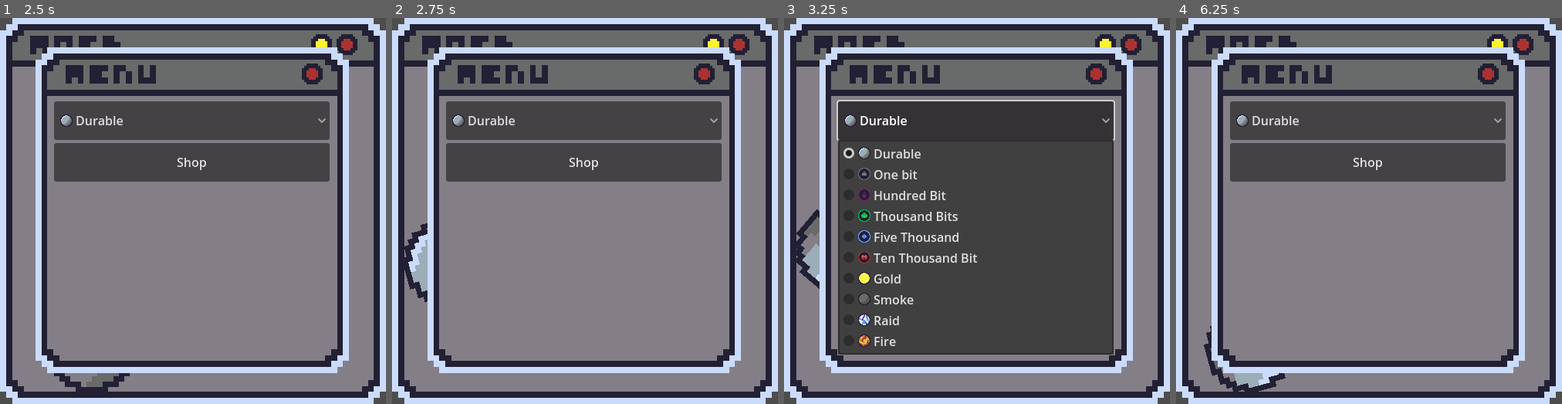
Above: before the commit, frames 1-4 (left to right).
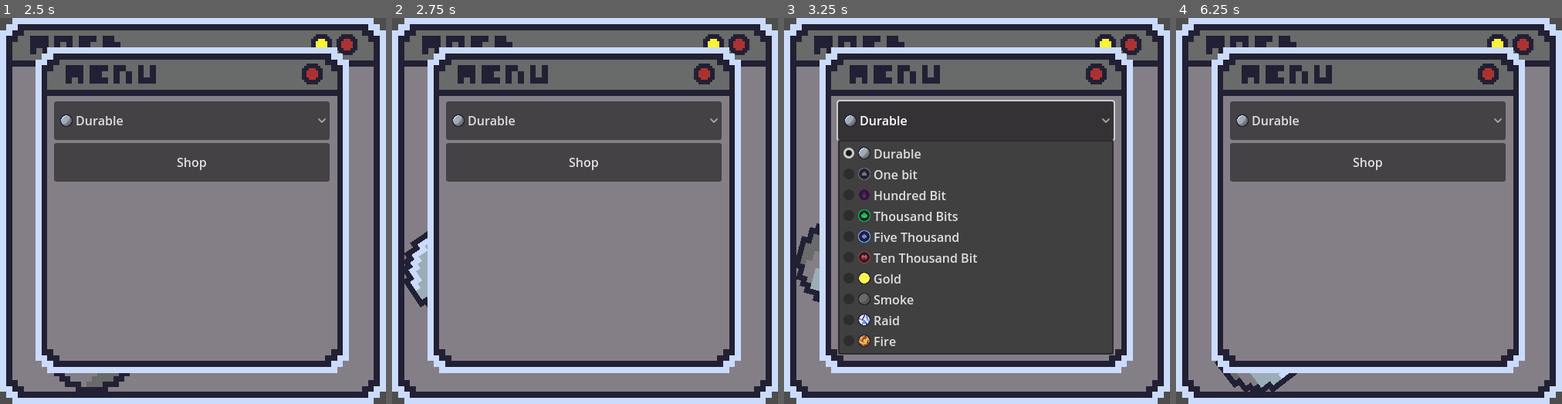
Above: after the commit, the same moments.

Repository: dohro-github/morbagatchi
Game: Godot game, scene res://scenes/main.tscn
Two runs of this game, one before a commit and one after it. Both use one fixed random seed, a clock stepped at 60 frames per second and the inputs below.
Inputs (mouse positions are in pixels of both pictures, inside the frame that each line leads up to; where the layout moved, square brackets give the same spot in the first picture):
- Up to frame 1 (2.5 s): click (193, 41) at 0.5 s; click (320, 45) at 1.25 s; click (92, 349) at 2 s
- Up to frame 2 (2.75 s): no input
- Up to frame 3 (3.25 s): click "Durable" at 2.75 s
- Up to frame 4 (6.25 s): click "Shop" at 3.5 s; click (1369, 41) at 4.25 s; click (1496, 45) at 5 s; click (1249, 241) [1241, 241] at 5.75 s

Frame 1 is identical in both runs. In frame 2, 0.5% of the frame differs, in the area x 3-10%, y 53-75%; in frame 3, 1.0%, in the area x 3-10%, y 49-74%; in frame 4, 0.8%.

Commit message:
Change one thing

Diff:
--- a/Assets/Code/morbuis.gd
+++ b/Assets/Code/morbuis.gd
@@ -4,5 +4,5 @@
 
 func bap(sec):
 	await get_tree().create_timer(sec).timeout
-	morb.apply_central_impulse(Vector2(randf_range(-200, 200), randf_range(-250, -400)))
+	morb.apply_central_impulse(Vector2(randf_range(-300, 300), randf_range(-250, -400)))
 	bap(sec)
